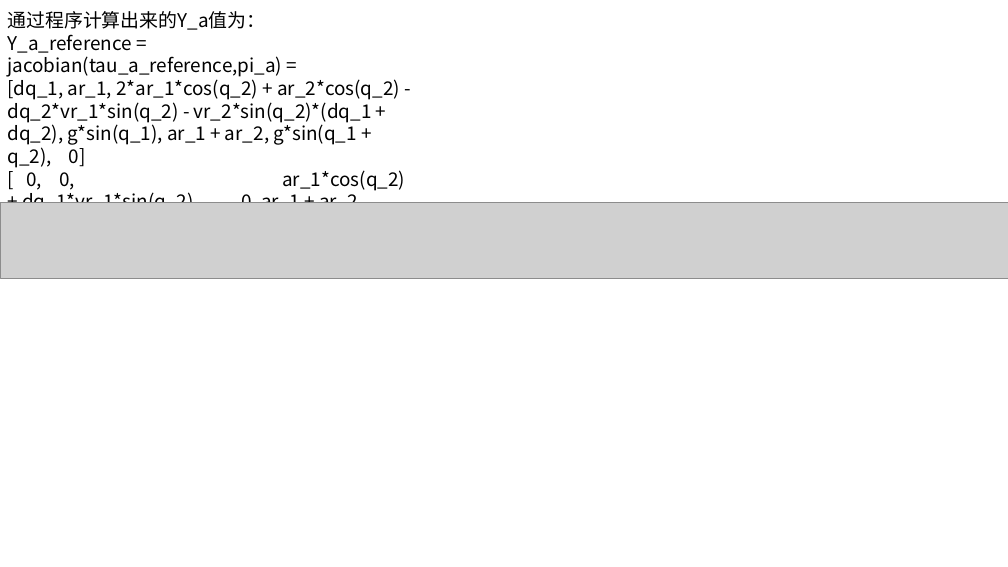
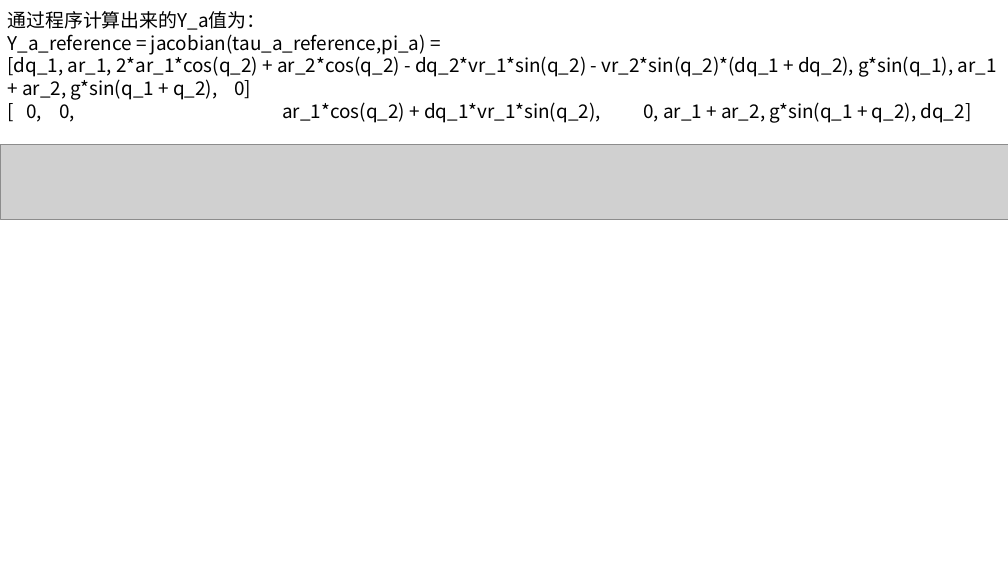
Before and after one commit to yzjjx/AC_MATLAB, a slide deck: slide 2 of 相关说明文档/普通AC构建.pptx. Drawn at 1008x567 pixels with LibreOffice and Linux fonts; fonts in the diff are those of the drawing; grey boxes stand for pictures. Boxes give left, top, right and bottom in pixels: in the first picture for what was removed or moved away, otherwise in the second. Text is boxed around its words. In the diff, an @@ line names an element or a change of style, - is before the commit and + after.

```diff
--- a/相关说明文档/普通AC构建.pptx
+++ b/相关说明文档/普通AC构建.pptx
@@ text "通过程序计算出来的Y_a值为：" rewrapped from bbox=[7, 11, 405, 203] to bbox=[7, 11, 997, 123] @@
@@ picture: place and size @@
-picture at bbox=[0, 203, 1008, 278]
+picture at bbox=[0, 144, 1008, 220]
```
Also in this commit, not shown: 3 other slides changed, 1 slide added, 11 other files.
